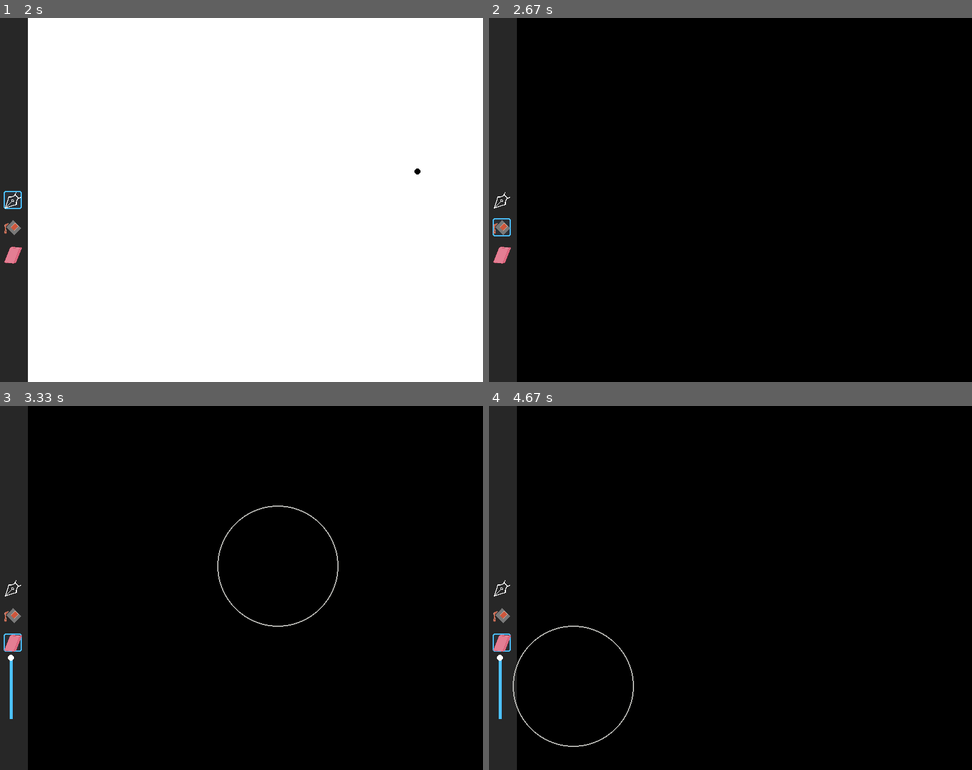
Above: before the commit, frames 1-4 (two rows, left to right).
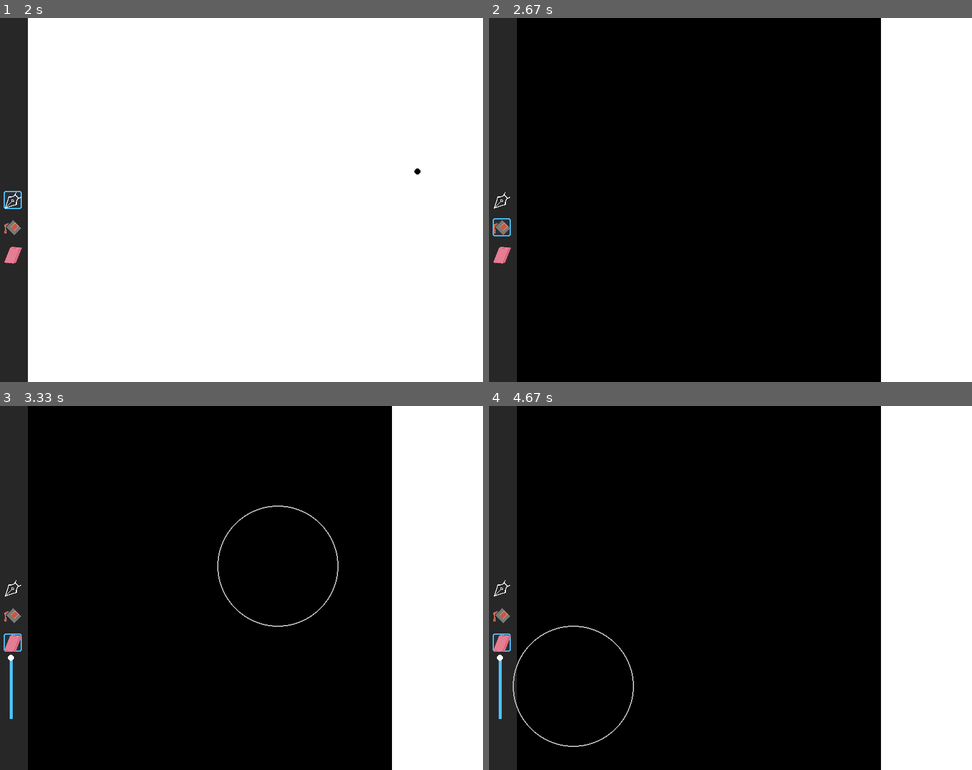
Above: after the commit, the same moments.

Repository: CsgoBotTG/paint-on-pygame
Game: pygame game, started from src/main.py
Two runs of this game, one before a commit and one after it. Both use one fixed random seed, a clock stepped at 60 frames per second and the inputs below.
Inputs (mouse positions are in pixels of both pictures, inside the frame that each line leads up to):
- Up to frame 1 (2 s): press the mouse at (241, 221) at 0.37 s; move the mouse to (183, 214) at 0.47 s; release the mouse at (125, 203) at 0.6 s; press the mouse at (14, 254) at 0.7 s; move the mouse to (43, 185) at 0.8 s; release the mouse at (77, 112) at 0.93 s; click (227, 181) at 1.05 s; press the mouse at (14, 200) at 1.37 s; move the mouse to (33, 159) at 1.47 s; release the mouse at (57, 119) at 1.6 s; click (415, 170) at 1.72 s
- Up to frame 2 (2.67 s): press the mouse at (503, 229) at 2.03 s; move the mouse to (706, 145) at 2.13 s; release the mouse at (909, 61) at 2.27 s; click (764, 338) at 2.38 s
- Up to frame 3 (3.33 s): press the mouse at (14, 642) at 2.7 s; move the mouse to (188, 566) at 2.8 s; release the mouse at (362, 486) at 2.93 s; press the mouse at (9, 719) at 3.03 s; move the mouse to (144, 642) at 3.13 s; release the mouse at (280, 566) at 3.27 s
- Up to frame 4 (4.67 s): press the mouse at (503, 588) at 3.37 s; move the mouse to (566, 595) at 3.47 s; release the mouse at (629, 602) at 3.6 s; press the mouse at (503, 617) at 3.7 s; move the mouse to (542, 551) at 3.8 s; release the mouse at (580, 486) at 3.93 s; click (894, 613) at 4.05 s; press the mouse at (503, 642) at 4.37 s; move the mouse to (537, 664) at 4.47 s; release the mouse at (571, 686) at 4.6 s

Frame 1 is identical in both runs. In frame 2, 19% of the frame differs, in the area x 81-100%, y 0-100%; in frame 3, 19%; in frame 4, 19%.

Commit message:
adding skanline floodfill alghorithm

Diff:
--- a/src/canvas.py
+++ b/src/canvas.py
@@ -1,13 +1,77 @@
 from settings import *
 import pygame
+import numpy as np
+import cv2
+
+white_np = np.array([255, 255, 255], dtype=np.uint8)
+black_np = np.array([0, 0, 0], dtype=np.uint8)
 
 class Canvas:
     def __init__(self, screen: pygame.Surface):
         self.screen = screen
         self.w = canvas_size[0]
         self.h = canvas_size[1]
-        self.canvas = pygame.Surface(canvas_size)
-        self.canvas.fill('white')
+        self.canvas_np = np.full((self.h, self.w, 3), 255, dtype=np.uint8)
+        self.canvas = pygame.surfarray.make_surface(self.canvas_np)
+
+    def draw_line(self, x1, y1, x2, y2):
+        cv2.line(self.canvas_np, (y1, x1), (y2, x2), (0, 0, 0))
+        self.canvas = pygame.surfarray.make_surface(self.canvas_np)
+
+    def draw_circle(self, x, y, radius):
+        cv2.circle(self.canvas_np, (y, x), radius, (255, 255, 255), -1)
+        self.canvas = pygame.surfarray.make_surface(self.canvas_np)
+
+
+    def is_valid(self, x: int, y: int):
+        return 0 <= x < self.w and 0 <= y < self.h
+
+#    def get_color(self, x: int, y: int):
+#        if not self.is_valid(x, y):
+#            return None
+#        return tuple(self.canvas_np[y, x])
+
+    def set_color(self, x: int, y: int, color):
+        if self.is_valid(x, y):
+            self.canvas_np[y, x] = color
+
+
+    def fill(self, seed_point):
+        x, y = seed_point[0], seed_point[1]
+#        target_color = (255, 255, 255)
+#        replacement_color = (0, 0, 0)
+
+        if not self.is_valid(x, y):
+            return
+
+        if self.canvas_np[y, x][0] != 255:
+            return
+
+        stack = [(x, y)]
+
+        while stack:
+            x, y = stack.pop()
+
+            x1 = x
+            while self.is_valid(x1, y) and self.canvas_np[y, x1][0] == 255:
+                x1 -= 1
+            x1 += 1
+
+            x2 = x
+            while self.is_valid(x2, y) and self.canvas_np[y, x2][0] == 255:
+                x2 += 1
+            x2 -= 1
+
+#            cv2.line(self.canvas_np, (y, x1), (y, x2), (0, 0, 0))
+            for i in range(x1, x2 + 1):
+                self.set_color(i, y, (0, 0, 0))
+
+            for i in range(x1, x2 + 1):
+                if self.is_valid(i, y - 1) and self.canvas_np[y-1, i][0] == 255:
+                    stack.append((i, y - 1))
+                if self.is_valid(i, y + 1) and self.canvas_np[y+1, i][0] == 255:
+                    stack.append((i, y + 1))
+
 
     def draw(self, x=50, y=0):
         self.screen.blit(self.canvas, (x, y))
--- a/src/main.py
+++ b/src/main.py
@@ -1,6 +1,3 @@
-import sys
-sys.setrecursionlimit(10**6)
-
 from settings import *
 import menutools
 import canvas
@@ -11,6 +8,7 @@
 clock = pygame.time.Clock()
 
 canvas = canvas.Canvas(screen)
+
 menu = menutools.Menu(screen, menutools.instruments_list)
 
 is_onscreen = False
@@ -45,6 +43,17 @@
 
     # canvas
     screen.fill('white')
+
+    #canvas.canvas_np = np.ones((*canvas_size, 3), dtype=np.uint8) * 255
+    #cv2.circle(canvas.canvas_np, (300, 400), 100, (0, 0, 0), 1)
+    #canvas.canvas = pygame.surfarray.make_surface(canvas.canvas_np)
+
+    #start = time.time()
+    #menutools.fill.fill(canvas, (300, 400))
+    #end = time.time()
+    #print('filled in: ', str(end-start))
+    #times.append(end-start)
+
     canvas.draw(50, 0)
 
     # menu
@@ -58,9 +67,18 @@
             if not menutools.pen.positions:
                 menutools.pen.add_start_point(xm-50, ym)
             menutools.pen.add(xm-50, ym)
-            menutools.pen.draw_pen(canvas.canvas)
+            menutools.pen.draw_pen(canvas)
         elif menu.get_choosed == 'fill':
-            menutools.fill.fill(canvas, (xm-50, ym))
+            #plt.imshow(canvas.canvas_np)
+            #plt.title('before')
+            #plt.show()
+
+            #print(f'Filled in: {menutools.fill.fill(canvas, (ym, xm-50))}')
+            menutools.fill.fill(canvas, (ym, xm-50))
+
+            #plt.imshow(canvas.canvas_np)
+            #plt.title('after')
+            #plt.show()
         elif menu.get_choosed == 'erase':
             menutools.eraser.erase(canvas, (xm-50, ym))
 
--- a/src/menutools.py
+++ b/src/menutools.py
@@ -1,6 +1,4 @@
 from settings import *
-from typing import List
-from collections import deque
 import pygame
 
 class Instrument:
@@ -15,7 +13,7 @@
         menu.menu.blit(self.asset, self.pos)
 
 class Menu:
-    def __init__(self, screen: pygame.Surface, instruments: List[Instrument]):
+    def __init__(self, screen: pygame.Surface, instruments):
         self.screen = screen
         self.w = menu_size[0]
         self.h = menu_size[1]
@@ -79,22 +77,21 @@
         self.positions.append((xm, ym))
         self.positions = self.positions[-2:]
 
-    def draw_pen(self, canvas: pygame.Surface):
-        pygame.draw.line(canvas, 'black', self.positions[0], self.positions[1])
+    def draw_pen(self, canvas):
+        #start = time.time()
+        canvas.draw_line(*self.positions[0], *self.positions[1])
+        #end = time.time()
+        #pygame.draw.line(canvas, 'black', self.positions[0], self.positions[1])
+        #return end - start
+
 
 class Fill(Instrument):
     def __init__(self, asset_path, size, type):
         super().__init__(asset_path, size, type)
 
-    def _dfs(self, canvas, node, visited):
-        if node not in visited:
-            visited.append(node)
-            canvas.canvas.set_at(node, (0, 0, 0))
-            for n in canvas.get_neighbour(node):
-                self._dfs(canvas, n, visited)
 
     def fill(self, canvas, seed_position):
-        queue = deque([seed_position])
+        '''queue = deque([seed_position])
         white = pygame.Color(255, 255, 255)
         black = pygame.Color(0, 0, 0)
         while queue:
@@ -110,24 +107,16 @@
             if y > 0:
                 queue.append((x, y - 1))
             if y < canvas.h - 1:
-                queue.append((x, y + 1))
+                queue.append((x, y + 1))'''
+                #start = time.time()
+        #start = time.time()
+        canvas.fill(seed_position)
+        #end = time.time()
+        canvas.canvas = pygame.surfarray.make_surface(canvas.canvas_np)
+        #return end - start
 
 class Slider:
     def __init__(self, x, y, height, min_val, max_val, initial_val, color=(100, 100, 100), handle_color=(150, 150, 150), handle_radius=5):
-        """
-        Инициализирует вертикальный ползунок.
-
-        Args:
-            x (int): X-координата верхнего левого угла ползунка.
-            y (int): Y-координата верхнего левого угла ползунка.
-            height (int): Высота ползунка.
-            min_val (float): Минимальное значение ползунка.
-            max_val (float): Максимальное значение ползунка.
-            initial_val (float): Начальное значение ползунка.
-            color (tuple, optional): Цвет ползунка в формате RGB. По умолчанию (100, 100, 100).
-            handle_color (tuple, optional): Цвет ручки ползунка в формате RGB. По умолчанию (150, 150, 150).
-            handle_radius (int, optional): Радиус ручки ползунка. По умолчанию 5.
-        """
         self.x = x
         self.y = y
         self.height = height
@@ -182,7 +171,8 @@
         pygame.draw.circle(screen, eraser_color, pos, self.radius, 2)
 
     def erase(self, canvas, pos):
-        pygame.draw.circle(canvas.canvas, (255, 255, 255), pos, self.radius, self.radius)
+        canvas.draw_circle(*pos, self.radius)
+        #pygame.draw.circle(canvas.canvas, (255, 255, 255), pos, self.radius, self.radius)
 
 pen = Pen(path_pen, instrument_size, 'pen')
 fill = Fill(path_fill, instrument_size, 'fill')
